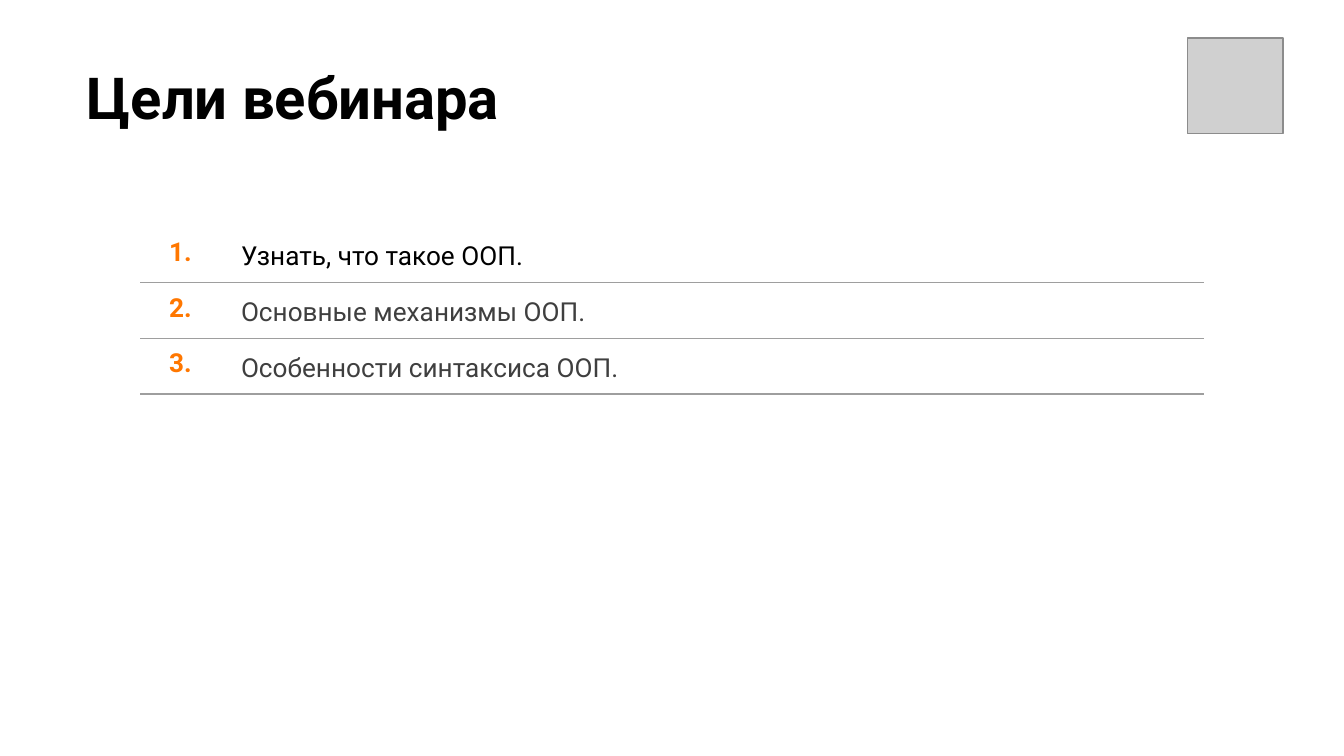
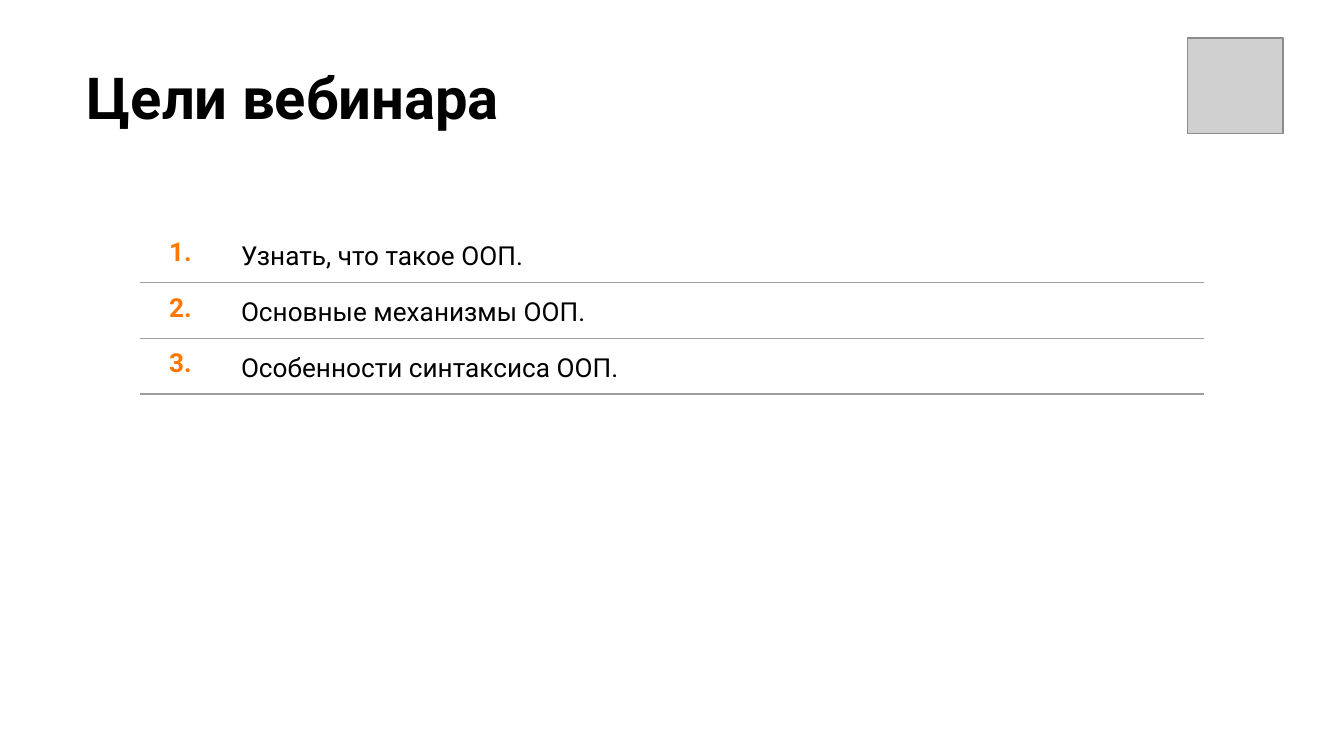
Before and after one commit to NilovPavel/OOP, a slide deck: slide 7 of ООПp.2.pptx. Drawn at 1344x756 pixels with LibreOffice and Linux fonts; fonts in the diff are those of the drawing; grey boxes stand for pictures; background and template pictures are left out. Boxes give left, top, right and bottom in pixels: in the first picture for what was removed or moved away, otherwise in the second. Text is boxed around its words. In the diff, an @@ line names an element or a change of style, - is before the commit and + after.

```diff
--- a/ООПp.2.pptx
+++ b/ООПp.2.pptx
@@ table at bbox=[140, 227, 1204, 391] @@
@@ text colour #3F3F3F to #000000 in "Основные механизмы ООП.", "Особенности синтаксиса ООП." @@
```
Also in this commit, not shown: 3 other slides changed, 4 other files.
